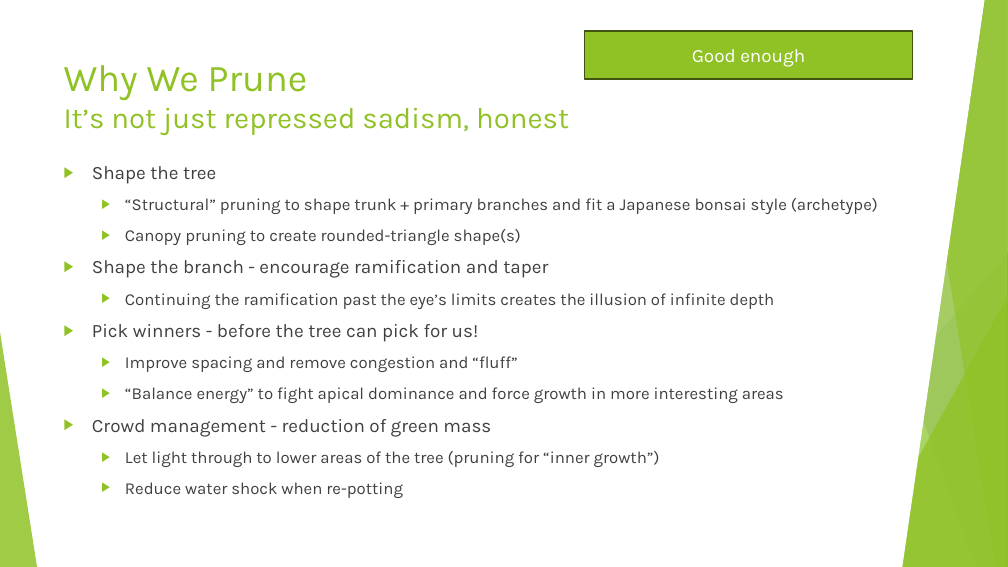
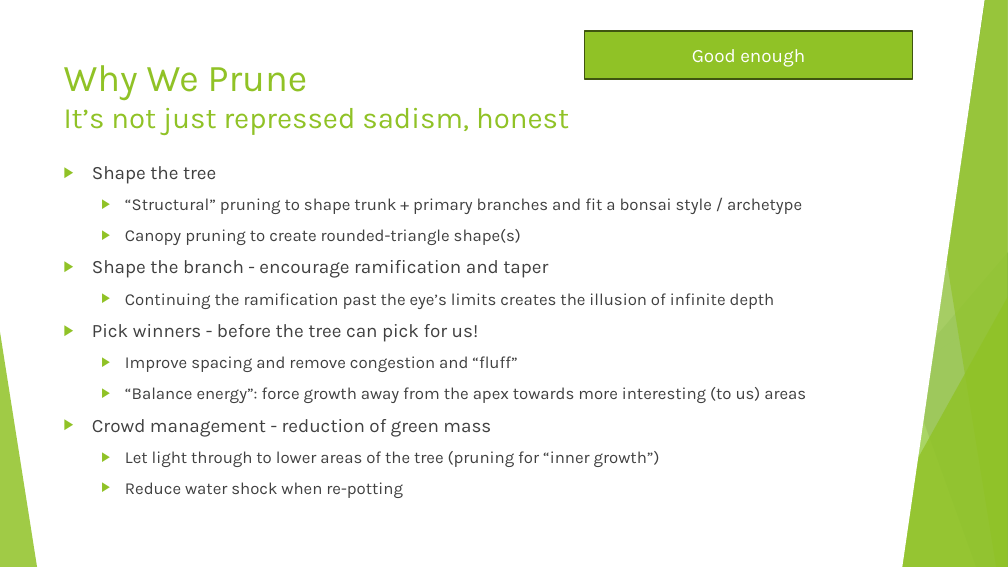
Before and after one commit to AlexLabram/Bonsai, a slide deck: slide 19 of Courseware/Bonsai On A Budget (running).pptx. Drawn at 1008x567 pixels with LibreOffice and Linux fonts; fonts in the diff are those of the drawing. Boxes give left, top, right and bottom in pixels: in the first picture for what was removed or moved away, otherwise in the second. Text is boxed around its words. In the diff, an @@ line names an element or a change of style, - is before the commit and + after.

Commit message:
Added "types of foliage" slide w. placeholder pics Split out "pruning needle-bearing" and "pruning spiky/scaly" slides Added stub "structural pruning" slide Started diagram for spiky/scaly but not yet finished

```diff
--- a/Courseware/Bonsai On A Budget (running).pptx
+++ b/Courseware/Bonsai On A Budget (running).pptx
@@ text at [125, 198, 802, 214]: text changed @@
-  ▶ “Structural” pruning to shape trunk + primary branches and fit a Japanese bonsai style (archetype)
+  ▶ “Structural” pruning to shape trunk + primary branches and fit a bonsai style / archetype
@@ text at [125, 387, 806, 403]: text changed @@
-  ▶ “Balance energy” to fight apical dominance and force growth in more interesting areas
+  ▶ “Balance energy”: force growth away from the apex towards more interesting (to us) areas
```
Also in this commit, not shown: 6 other slides changed, 3 slides added, 3 other files.
